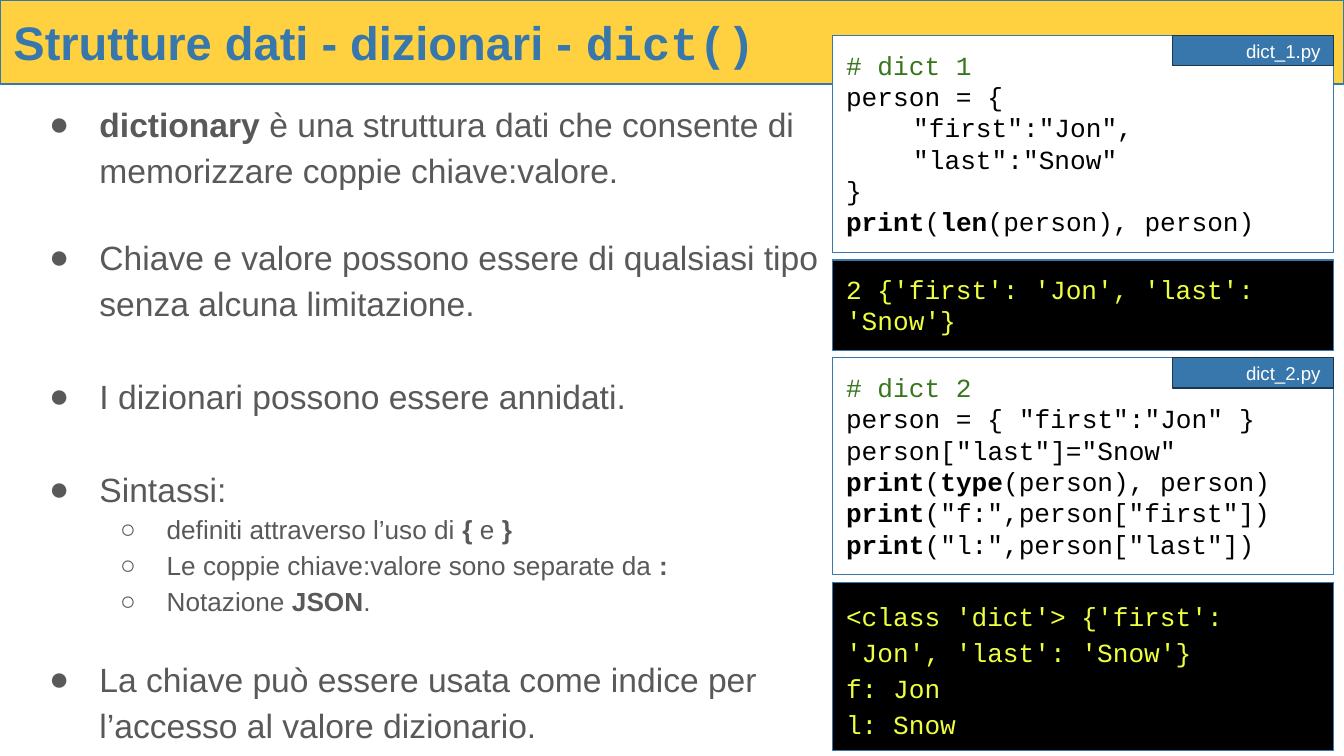
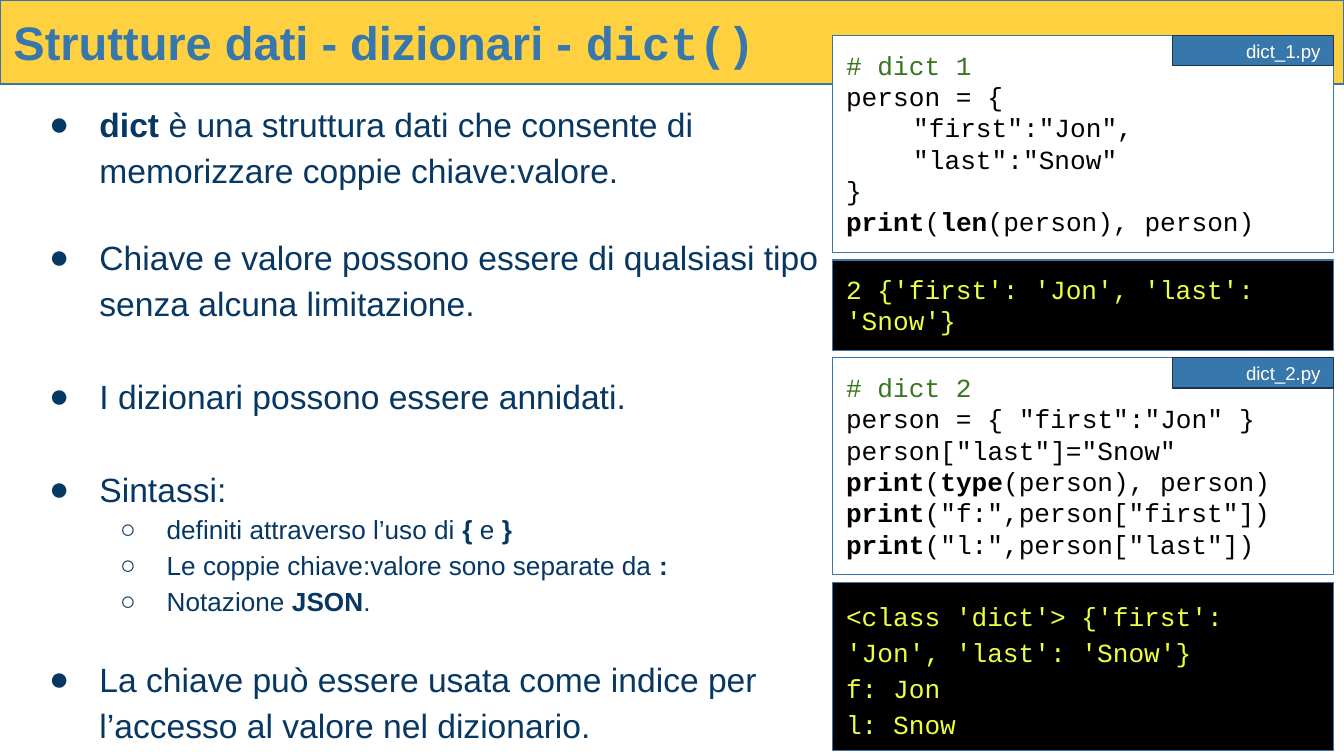
Before and after one commit to raffmont/Tecnologie_Web-Introduzione_a_Python, a slide deck: slide 30 of Tecnologie_Web-Introduzione_a_Python.pptx. Drawn at 1344x756 pixels with LibreOffice and Linux fonts; fonts in the diff are those of the drawing. Boxes give left, top, right and bottom in pixels: in the first picture for what was removed or moved away, otherwise in the second. Text is boxed around its words. In the diff, an @@ line names an element or a change of style, - is before the commit and + after.

```diff
--- a/Tecnologie_Web-Introduzione_a_Python.pptx
+++ b/Tecnologie_Web-Introduzione_a_Python.pptx
@@ text at box(99, 112, 693, 189): text changed; text colour #595959 to #073763 @@
-● dictionary è una struttura dati che consente di memorizzare coppie chiave:valore.
+● dict è una struttura dati che consente di memorizzare coppie chiave:valore.
@@ text at box(99, 245, 818, 612): text colour #595959 to #073763 in "Chiave e valore possono essere di qualsiasi ...", "I dizionari possono essere annidati.", "Sintassi:", "definiti attraverso l’uso di { e }" and 2 more places; bullet colour #595959 to #073763 @@
@@ text at box(99, 667, 757, 739): text changed; text colour #595959 to #073763 @@
-● La chiave può essere usata come indice per l’accesso al valore dizionario.
+● La chiave può essere usata come indice per l’accesso al valore nel dizionario.
```
Also in this commit, not shown: 10 other slides changed, 1 slide removed.
